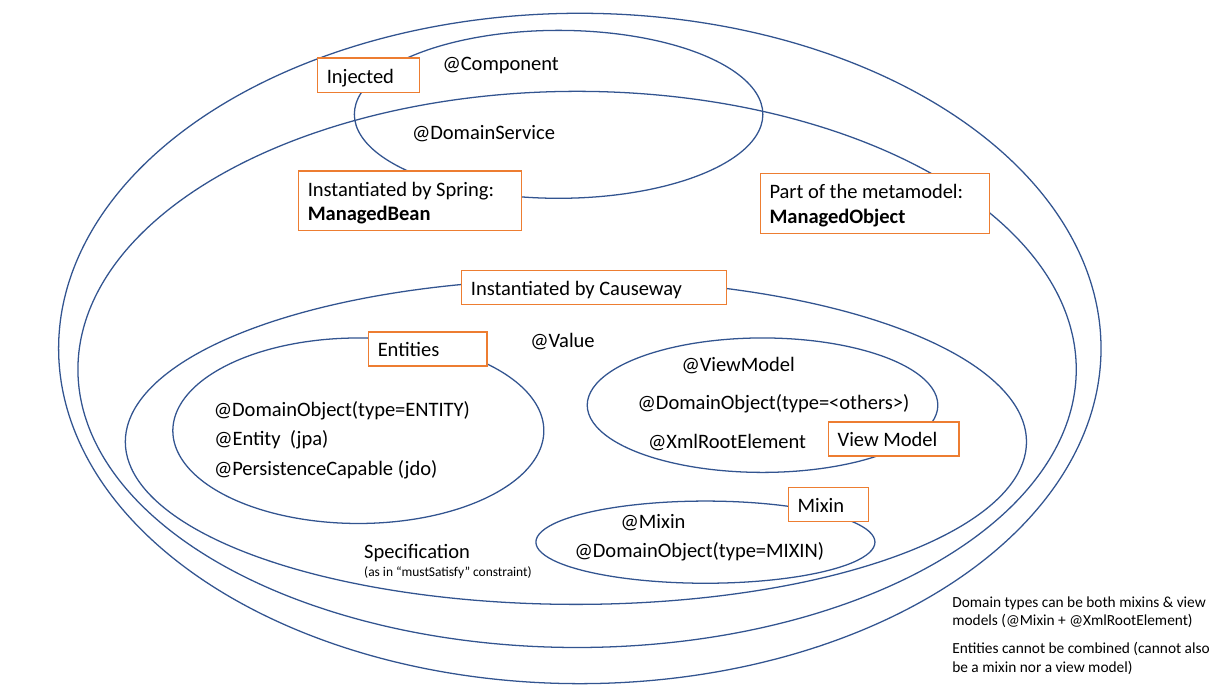
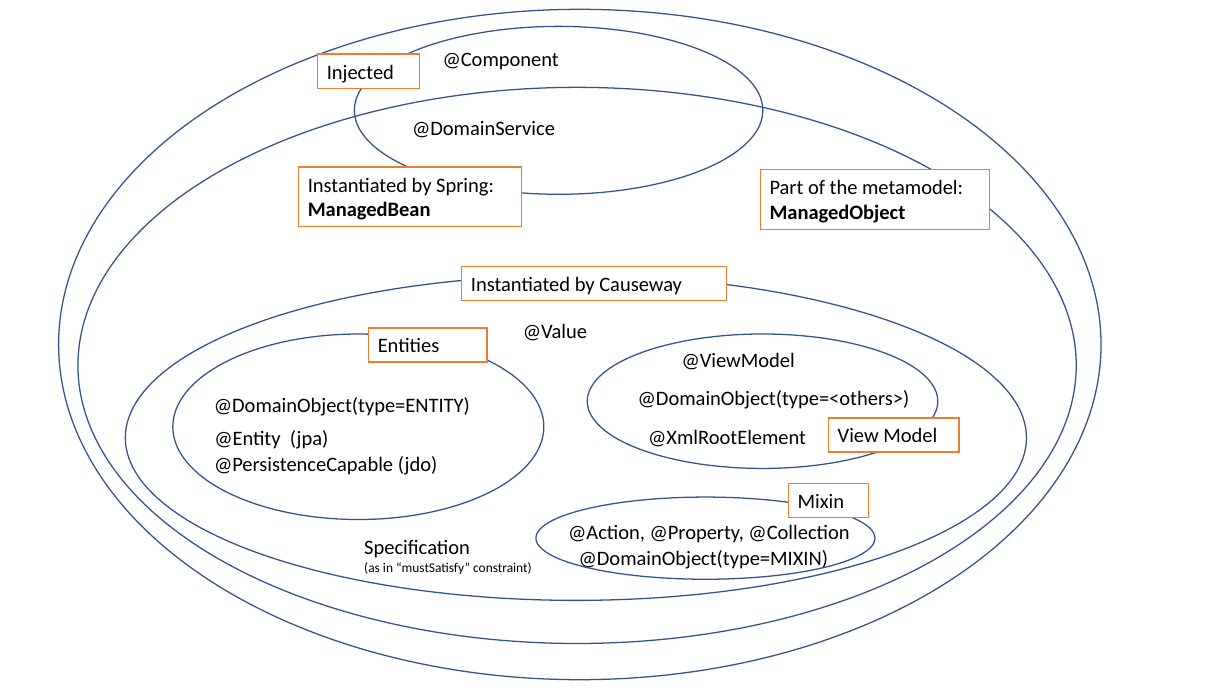
Before and after one commit to apache/causeway, a slide deck: slide 1 of antora/components/userguide/modules/ROOT/attachments/object-type-taxonomy.pptx. Drawn at 1232x693 pixels with LibreOffice and Linux fonts; fonts in the diff are those of the drawing. Boxes give left, top, right and bottom in pixels: in the first picture for what was removed or moved away, otherwise in the second. Text is boxed around its words. In the diff, an @@ line names an element or a change of style, - is before the commit and + after.

```diff
--- a/antora/components/userguide/modules/ROOT/attachments/object-type-taxonomy.pptx
+++ b/antora/components/userguide/modules/ROOT/attachments/object-type-taxonomy.pptx
@@ text "@Value": place and size @@
-text "@Value" at bbox=[530, 332, 594, 350]
+text "@Value" at bbox=[523, 323, 587, 341]
@@ 8 texts, 7 ellipses, 6 rectangles: place and size @@
-8 texts, 7 ellipses, 6 rectangles at bbox=[58, 13, 1101, 683]
+8 texts, 7 ellipses, 6 rectangles at bbox=[58, 9, 1101, 679]
@@ text at bbox=[568, 524, 849, 543]: text changed @@
-@Mixin
+@Action, @Property, @Collection
@@ text "@DomainObject(type=MIXIN)": place and size @@
-text "@DomainObject(type=MIXIN)" at bbox=[575, 542, 824, 561]
+text "@DomainObject(type=MIXIN)" at bbox=[579, 550, 828, 571]
@@ text removed at bbox=[952, 596, 1210, 674] @@
-Domain types can be both mixins & view models (@Mixin + @XmlRootElement)
-Entities cannot be combined (cannot also be a mixin nor a view model)
```
Also in this commit, not shown: 6 other files.
